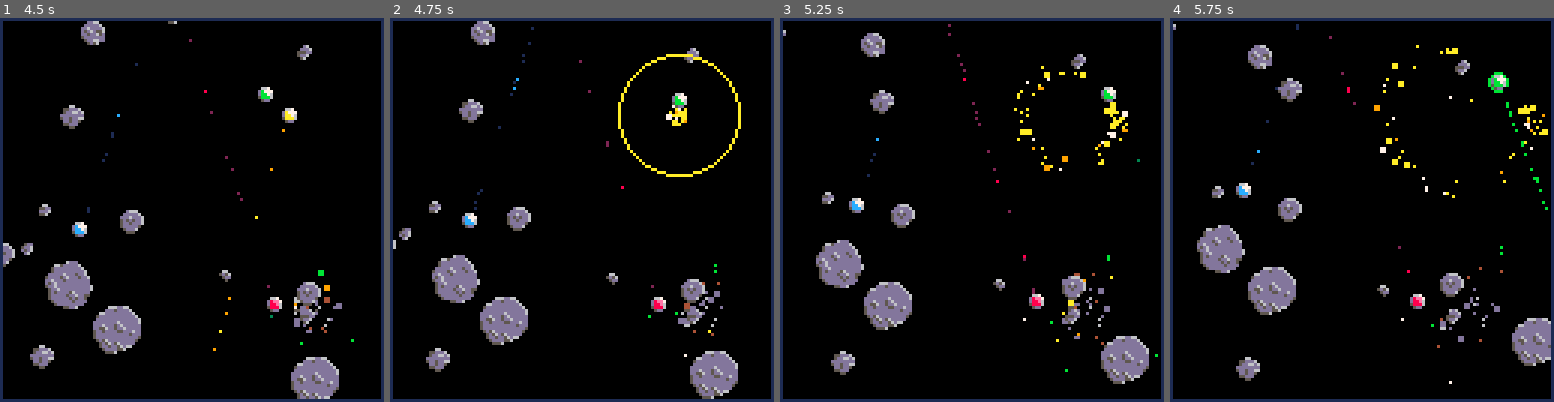
Above: before the commit, frames 1-4 (left to right).
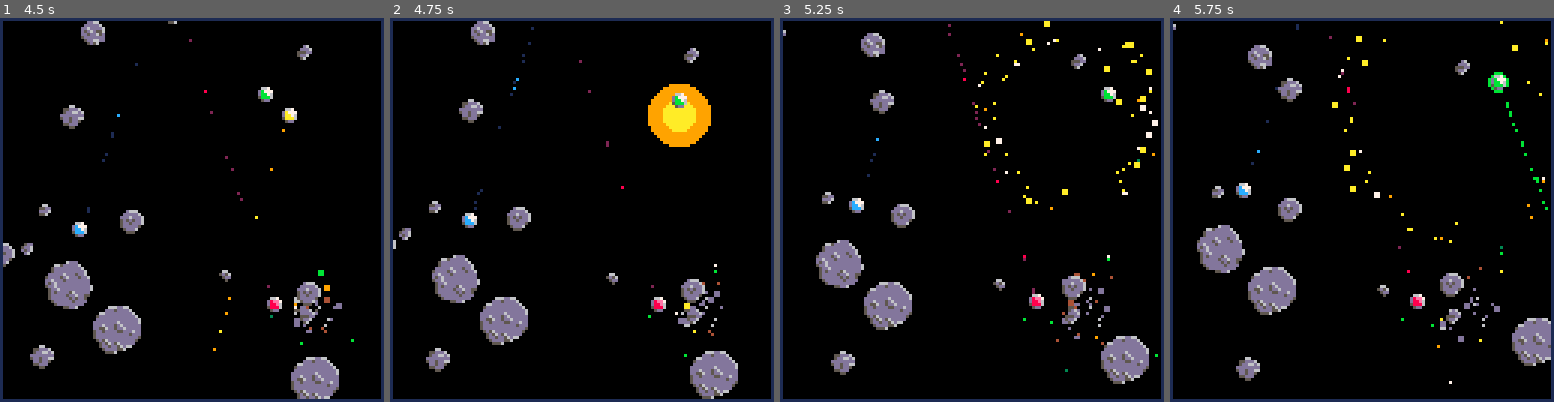
Above: after the commit, the same moments.

Repository: Ramito/PICO-8-Projects
Game: PICO-8 cartridge laserduel.p8
Same seed, same stepped clock (60 frames per second), same inputs: the game is played once before the commit and once after it.
Inputs:
- Up to frame 1 (4.5 s): tap X (X key) at 0.33, 1.07, 1.85, 2.97, 4.08 s; tap O (Z key) at 0.7, 1.7, 2.1, 2.5, 2.9, 3.3, 3.7, 4.1 s; hold Right 1.6-2.1 s; hold Up 2.15-2.42 s; hold Right 2.47-3.03 s; hold Left 3.08-3.58 s; hold Down 3.63-3.97 s; hold Right from 4.02 s (still down)
- Up to frame 2 (4.75 s): tap O (Z key) at 4.5 s; release Right at 4.68 s; hold Up from 4.73 s (still down)
- Up to frame 3 (5.25 s): tap O (Z key) at 4.9 s; release Up at 5.03 s; hold Left from 5.08 s (still down); tap X (X key) at 5.2 s
- Up to frame 4 (5.75 s): tap O (Z key) at 5.3, 5.7 s; release Left at 5.68 s; hold Down from 5.73 s (still down)

Frame 1 is identical in both runs. In frame 2, 2.6% of the frame differs, in the area x 59-92%, y 9-89%; in frame 3, 1.4%; in frame 4, 1.0%.

Commit message:
experimenting with explosion visual

Diff:
--- a/laserduel.p8
+++ b/laserduel.p8
@@ -47,10 +47,10 @@
 function _draw()
 	cls(0)
 	draw_particles()
+	foreach(explosions,draw_explosion)
 	foreach(asteroids,draw_asteroid)
 	foreach(lasers,draw_laser)
 	foreach(live_ufos,draw_ufo)
-	foreach(explosions,draw_explosion)
 	rect(0,0,127,127,1)
 end
 
@@ -101,7 +101,7 @@
 	if (kill_prob<(rnd(0.5)+rnd(0.5))) return
 	despawn_ufo(ufo.index)
 	--note we pass ufo position. could cause issues if explosions moved
-	make_exp(ufo.pos,0,50,0.0025)
+	make_exp(ufo.pos,ufo.index)
 	local radius=get_radius(ufo)
 	local particles=85
 	local p_i=flr(rnd(#random_arg_vec2-particles))
@@ -367,12 +367,13 @@
 
 explosions={}
 
-function make_exp(pos,radius,max_radius,strength)
+function make_exp(pos,palette)
 	local expl={}
 	expl.pos=pos
-	expl.radius=radius
-	expl.max_radius=max_radius
-	expl.strength=strength
+	expl.radius=0
+	expl.max_radius=50
+	expl.strength=0.0025
+	expl.palette=palette
 	add(explosions,expl)
 	return expl
 end
@@ -391,8 +392,10 @@
 end
 
 function draw_explosion(exp)
+	pal()
 	local pos=exp.pos
-	circ(pos.x,pos.y,exp.radius,10)
+	circfill(pos.x,pos.y,0.5*exp.radius,map_color(5,get_spark_base_color()))
+	circfill(pos.x,pos.y,0.25*exp.radius,map_color(exp.palette,get_spark_base_color()))
 end
 -->8
 --math
@@ -933,7 +936,7 @@
 		part.vel:set(col.vel):add(dp)
 end
 
-local part_exp_str_mod=0.08
+local part_exp_str_mod=0.2
 function part_vs_exp(part,exp)
 	local radius=exp.radius
 	local dp=get_cached_vec2(1)
@@ -998,18 +1001,23 @@
 	poke(0x6000+addr,color)
 end
 
+function get_spark_base_color()
+	local base_color = 8
+	local color_die=rnd(1)
+	if (color_die<0.19) then
+		base_color=14
+	elseif (color_die<0.3) then
+		base_color=2
+	end
+	return base_color
+end
+
 function draw_particles()
 	for i=1,active_particles do
 		local part = particles[i]
 		if (part.spark_palette > 0) then
 			if (0.825>rnd(1)) then
-				local base_color = 8
-				local color_die=rnd(1)
-				if (color_die<0.19) then
-					base_color=14
-				elseif (color_die<0.3) then
-					base_color=2
-				end
+				local base_color = get_spark_base_color()
 				local color = map_color(part.spark_palette,base_color)
 				if (0.175>rnd(1)) then
 					draw_large_pixel(part.pos.x,part.pos.y,color)
